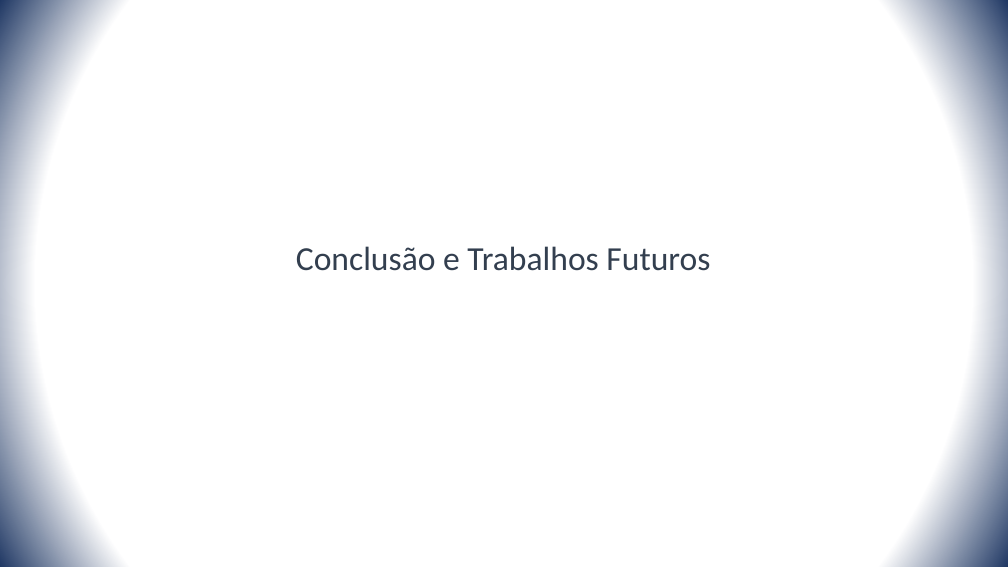
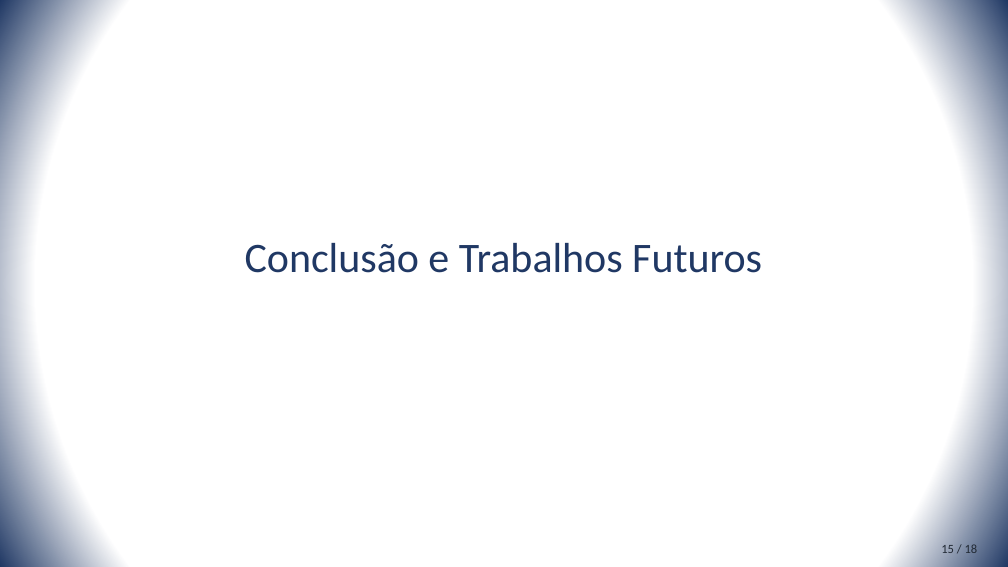
Before and after one commit to rustanitu/atfgtex, a slide deck: slide 15 of presentation/presentation.pptm (slide 13 before the commit). Drawn at 1008x567 pixels with LibreOffice and Linux fonts; fonts in the diff are those of the drawing. Boxes give left, top, right and bottom in pixels: in the first picture for what was removed or moved away, otherwise in the second. Text is boxed around its words. In the diff, an @@ line names an element or a change of style, - is before the commit and + after.

```diff
--- a/presentation/presentation.pptm
+++ b/presentation/presentation.pptm
@@ title "Conclusão e Trabalhos Futuros" at <box>245,243,762,273</box>: size 32 to 40 pt, text colour #333F50 to #203864 @@
@@ text added at <box>941,544,978,553</box>, 12 pt, text #222A35 @@
+15 / 18
```
Also in this commit, not shown: 12 other slides changed, 4 slides added, 2 slides removed, 1 other file.
